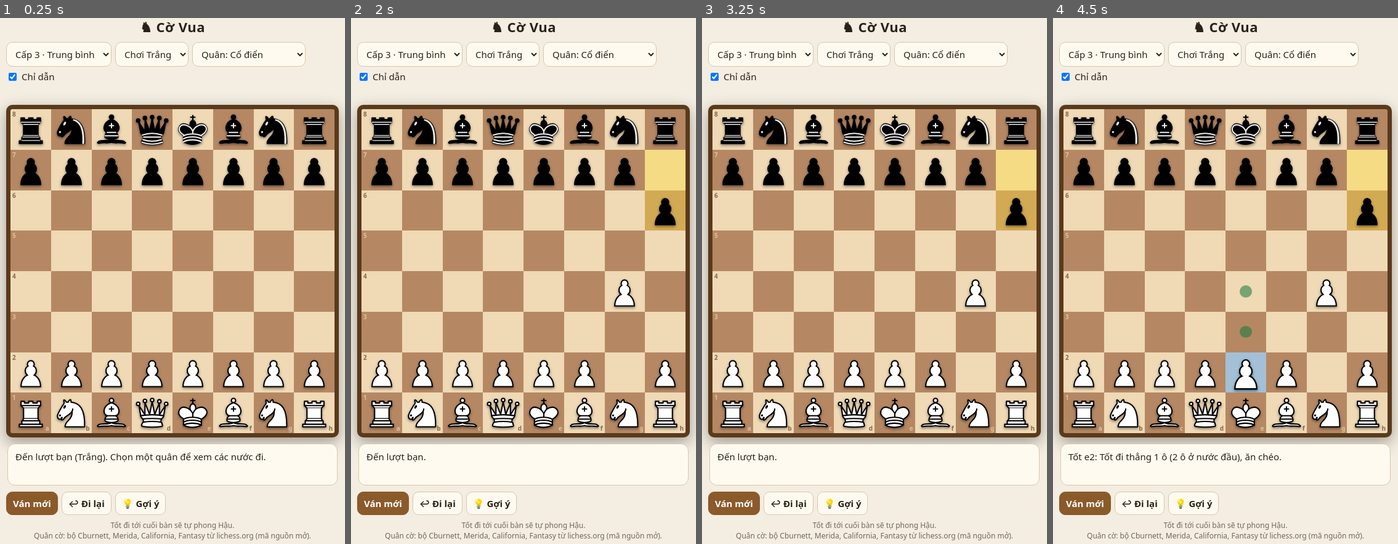
Above: before the commit, frames 1-4 (left to right).
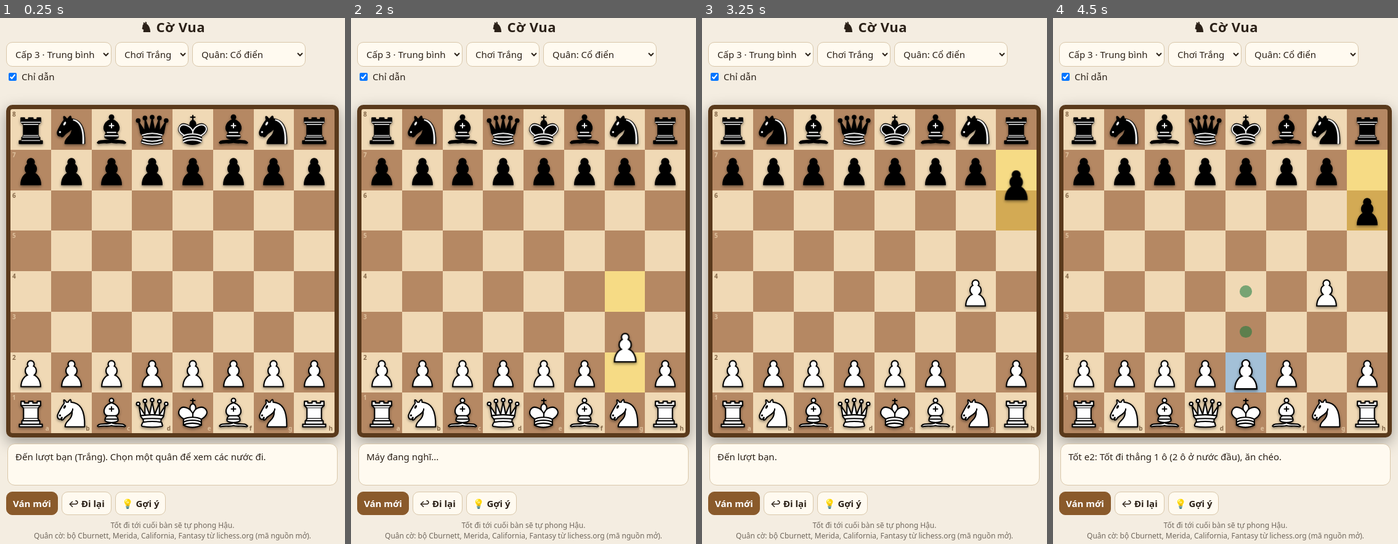
Above: after the commit, the same moments.

Repository: TamNguyenAsia/Play-chess
Game: browser game, page index.html
Same seed, same stepped clock (60 frames per second), same inputs: the game is played once before the commit and once after it.
Inputs (mouse positions are in pixels of both pictures, inside the frame that each line leads up to):
- Up to frame 1 (0.25 s): no input
- Up to frame 2 (2 s): click (623, 412) at 1.17 s; click (623, 370) at 1.5 s; click (623, 291) at 1.83 s
- Up to frame 3 (3.25 s): click (812, 249) at 2.17 s; click (812, 333) at 2.5 s; click (895, 291) at 2.83 s; click (774, 128) at 3.17 s
- Up to frame 4 (4.5 s): click (1325, 170) at 3.5 s; click (1246, 333) at 3.83 s; click (1246, 370) at 4.17 s

The runs differ from the first frame. In frame 2, 3.8% of the frame differs, in the area x 4-97%, y 25-85%; in frame 3, 0.5%; in frame 4, less than 0.1%.

Commit message:
Add files via upload

Diff:
--- a/index.html
+++ b/index.html
@@ -24,12 +24,12 @@
 #cap{display:flex;justify-content:space-between;height:28px;line-height:28px;overflow:hidden;white-space:nowrap;font-size:20px;color:var(--fg);opacity:.85}
 #bdw{container-type:inline-size}
 #bd{display:grid;grid-template-columns:repeat(8,minmax(0,1fr));grid-template-rows:repeat(8,minmax(0,1fr));aspect-ratio:1;border:7px solid #5a3a1c;border-radius:10px;box-shadow:0 8px 24px rgba(0,0,0,.35),inset 0 0 0 1px #00000040;overflow:hidden;background:#5a3a1c}
-.sq{position:relative;overflow:hidden;min-width:0;min-height:0;display:flex;align-items:center;justify-content:center;font-size:9.6cqw;line-height:1;background:#f0d9b5}
+.sq{position:relative;min-width:0;min-height:0;display:flex;align-items:center;justify-content:center;font-size:9.6cqw;line-height:1;background:#f0d9b5}
 .sq.d{background:#b58863}
 .sq i{position:absolute;font:600 10px system-ui;font-style:normal;opacity:.7;color:#5a3a1c}
 .sq.d i{color:#f0d9b5}
 .sq i.f{right:3px;bottom:1px}.sq i.r{left:3px;top:1px}
-.pc{display:flex;align-items:center;justify-content:center;width:100%;height:100%;transition:transform .12s;pointer-events:none}
+.pc{position:relative;z-index:1;display:flex;align-items:center;justify-content:center;width:100%;height:100%;transition:transform .12s;pointer-events:none}
 .pc img{width:94%;height:94%;display:block;filter:drop-shadow(0 2px 2px rgba(0,0,0,.45))}
 .sel{box-shadow:inset 0 0 0 100px rgba(70,160,255,.45)}
 .sel .pc{transform:scale(1.12)}
@@ -136,15 +136,26 @@
 function finish(){const ms=legal(S);if(ms.length)return false;over=true;
 if(inChk(S)){const win=S.t!==me;if(win){const l=+$('lv').value;say('🎉 Chiếu hết! Bạn thắng'+(l<5?' — đã lên Cấp '+(l+1)+'. Bấm Ván mới để thử thách.':' cấp cao nhất!'));if(l<5)$('lv').value=l+1}else say('Chiếu hết. Máy thắng — thử lại hoặc giảm cấp độ nhé.')}
 else say('Hòa (hết nước đi hợp lệ).');return true}
-function play(m){hist.push({S,lm});S=make(S,m);lm=m;sel=null;hint=null;L=legal(S);
+const DUR=520;
+function slide(fs,ts){const el=sqs[act(ts)].querySelector('.pc');if(!el)return;const sq=sqs[act(ts)],a=sqs[act(fs)].getBoundingClientRect(),b=sq.getBoundingClientRect();
+sq.style.zIndex=9;
+el.animate([{transform:'translate('+(a.left-b.left)+'px,'+(a.top-b.top)+'px) scale(1.14)'},{transform:'translate(0,0) scale(1)'}],{duration:DUR,easing:'cubic-bezier(.45,0,.25,1)'}).onfinish=()=>{sq.style.zIndex=''}}
+function ghost(cap,s){const sq=sqs[act(s)],g=document.createElement('img');g.src=IM[SETS[pt]][(isW(cap)?'w':'b')+cap.toUpperCase()];
+g.style.cssText='position:absolute;left:3%;top:3%;width:94%;height:94%;pointer-events:none;z-index:0';sq.appendChild(g);
+g.animate([{opacity:1,transform:'scale(1)'},{opacity:0,transform:'scale(.55) rotate(18deg)'}],{duration:DUR,easing:'ease-in',fill:'forwards'}).onfinish=()=>g.remove()}
+function play(m){const w=S.t==='w',cap=S.b[m.t]||(m.e?(w?'p':'P'):0);
+hist.push({S,lm});S=make(S,m);lm=m;sel=null;hint=null;L=legal(S);
 const done=finish();render();
-if(done)return;
-const mine=S.t===me;say((inChk(S)?'⚠️ Chiếu! ':'')+(mine?'Đến lượt bạn.':'Máy đang nghĩ...'));
-if(!mine)setTimeout(ai,60)}
-function ai(){busy=true;setTimeout(()=>{const l=+$('lv').value,ms=legal(S);let m;
+slide(m.f,m.t);
+if(m.ca){const bs=w?56:0;m.t===bs+6?slide(bs+7,bs+5):slide(bs,bs+3)}
+if(cap)ghost(cap,m.e?m.t+(w?8:-8):m.t);
+const mine=S.t===me;
+if(!done)say((inChk(S)?'⚠️ Chiếu! ':'')+(mine?'Đến lượt bạn.':'Máy đang nghĩ...'));
+busy=true;setTimeout(()=>{busy=false;if(!done&&!mine)ai()},DUR+80)}
+function ai(){busy=true;const t0=Date.now();setTimeout(()=>{const l=+$('lv').value,ms=legal(S);let m;
 if(l===1){const cp=ms.filter(x=>S.b[x.t]),pool=cp.length&&Math.random()<.35?cp:ms;m=pool[Math.random()*pool.length|0]}
 else{const[d,n]=CFG[l];m=search(S,d,n,l===5?3000:2000)}
-busy=false;play(m||ms[0])},40)}
+setTimeout(()=>{busy=false;play(m||ms[0])},Math.max(0,650-(Date.now()-t0)))},40)}
 function click(i){if(busy||over||S.t!==me)return;const s=act(i),p=S.b[s];
 const m=sel!==null&&L.filter(x=>x.f===sel&&x.t===s)[0];
 if(m){play(m);return}
